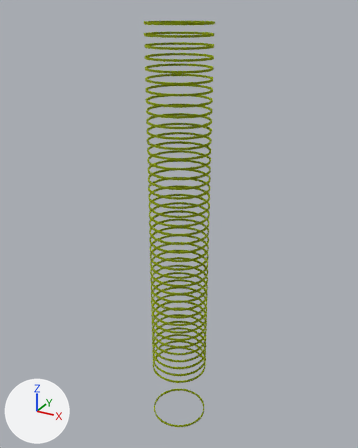
A saved change to the glTF model public/assets/model/2/ring.glb.
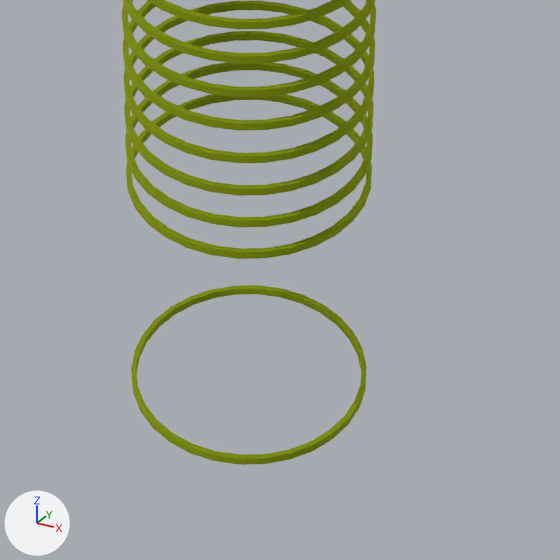
Old and new are each drawn whole from a 50 mm lens placed at (42.8, -77.9, 85.7), pointed at (-0.9, 1.6, 45.9) and again close up on the part from 35% to 69% of the width and 73% to 100% of the height. The axes (+X, +Y, +Z) are drawn at lower left. The lights are the same throughout. Where no turn or scale is listed for an object, it has been applied to the vertices. Vertices at the same position are counted once.

Names of what the first close-up shows: 'ring'.
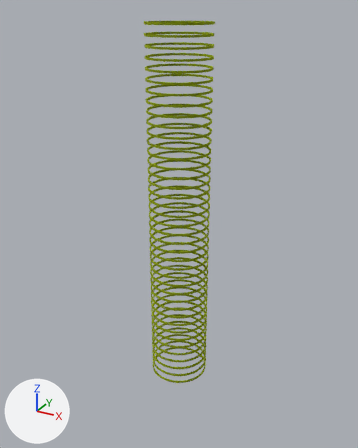
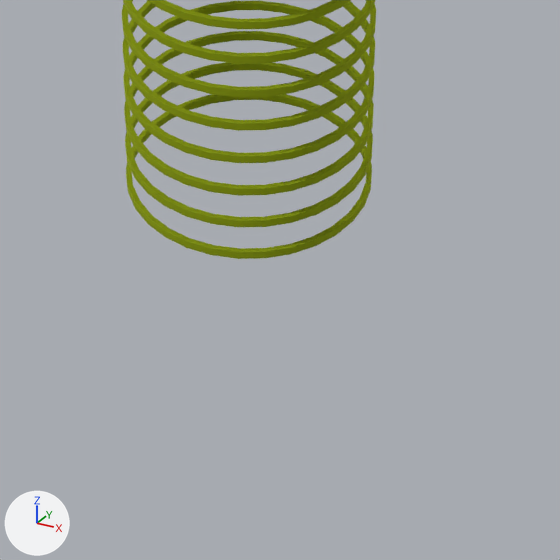
Pixel boxes [x1, y1, x2, y2] of what changed, in the close-ups (560 x 560 px):
'ring', reshaped: before [122, 0, 376, 465]; after [122, 0, 376, 259]
part 1 of me_ring, deleted (green): before [131, 285, 367, 465]

The edits, one by one:
me_ring has 4920 vertices, 9840 faces and spans x -5.9..5.9, y -5.9..5.9, z -82.9..0.4.
me_ring is used by ob_ring; location (0.0, 0.0, 82.93).
me_ring part 1: the loose piece of 120 vertices spanning x -5.9..5.9, y -5.9..5.9, z -82.9..-82.5 is deleted.
